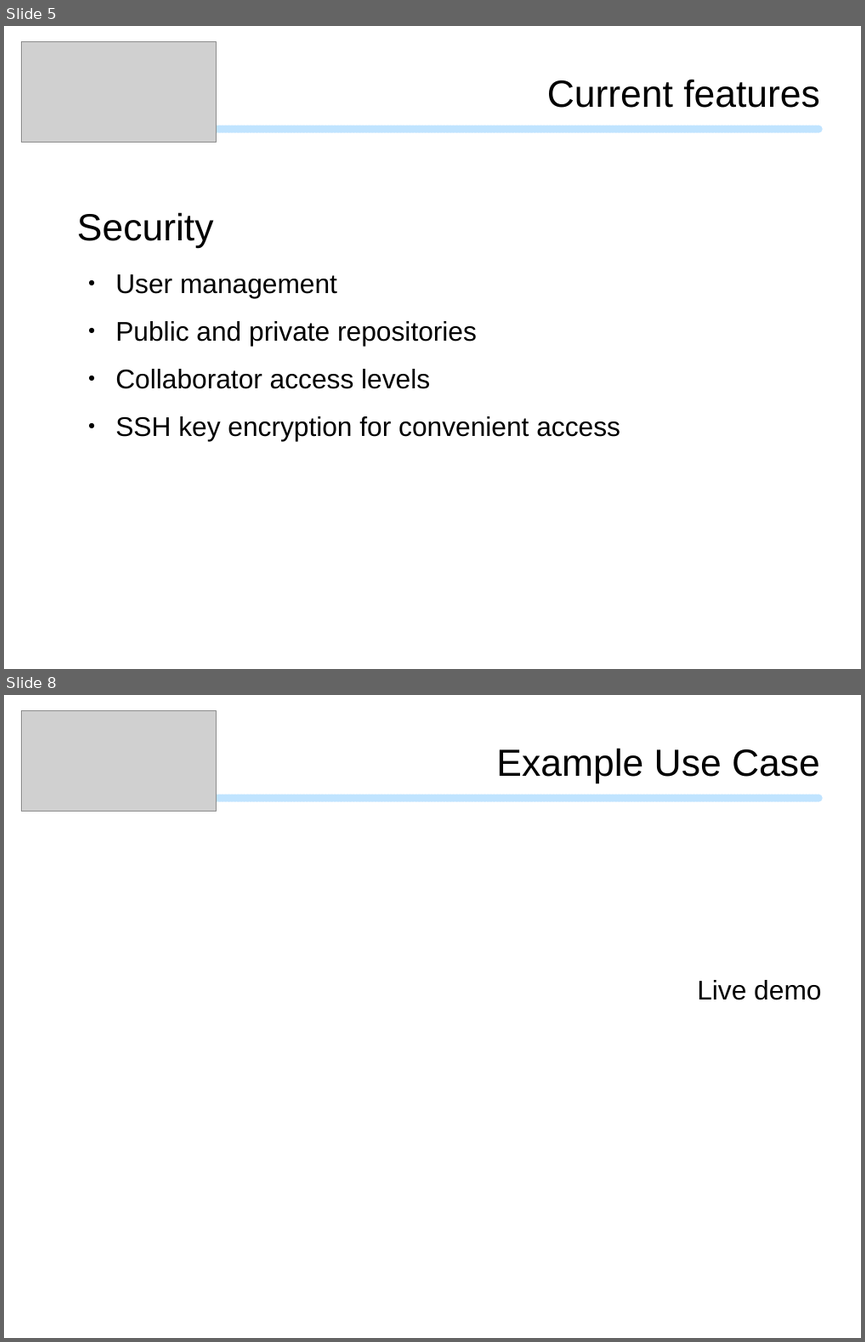
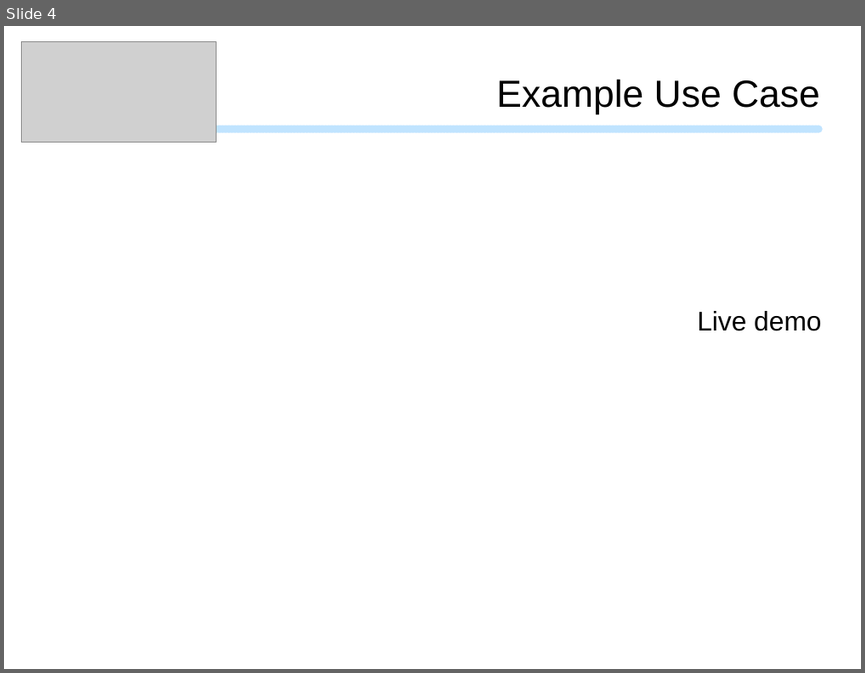
Before and after one commit to mpsonntag/prespost, a slide deck: 201911b_CNS_Seminar/201911_CNS_Seminar.odp. Shown one above the other, each under a label of ours: slides 5 and 8 before the commit, slide 4 after it; the slides between them are not shown. The pictures are 865x1342 and 865x673 pixels, drawn with LibreOffice and Linux fonts; fonts in the diff are those of the drawing; grey boxes stand for pictures; background and template pictures are left out. Boxes give left, top, right and bottom in pixels: in the first picture for what was removed or moved away, otherwise in the second. Text is boxed around its words. In the diff, an @@ line names an element or a change of style, - is before the commit and + after.

```diff
--- a/201911b_CNS_Seminar/201911_CNS_Seminar.odp
+++ b/201911b_CNS_Seminar/201911_CNS_Seminar.odp
@@ slide 5 removed at [4,26,861,669], background #FFFFFF; not listed: 1 template element that a slide beside it also shows @@
@@ picture removed at [21,41,216,142] @@
@@ text removed at [547,80,820,108] @@
-Current features
@@ text removed at [77,212,214,248] @@
-Security
@@ text removed at [115,274,620,441] @@
-● User management
-● Public and private repositories
-● Collaborator access levels
-● SSH key encryption for convenient access
@@ what was slide 8 is now slide 4 @@
```
Also in this commit, not shown: 5 slides changed, 1 slide added, 5 other slides removed, 1 other file.
